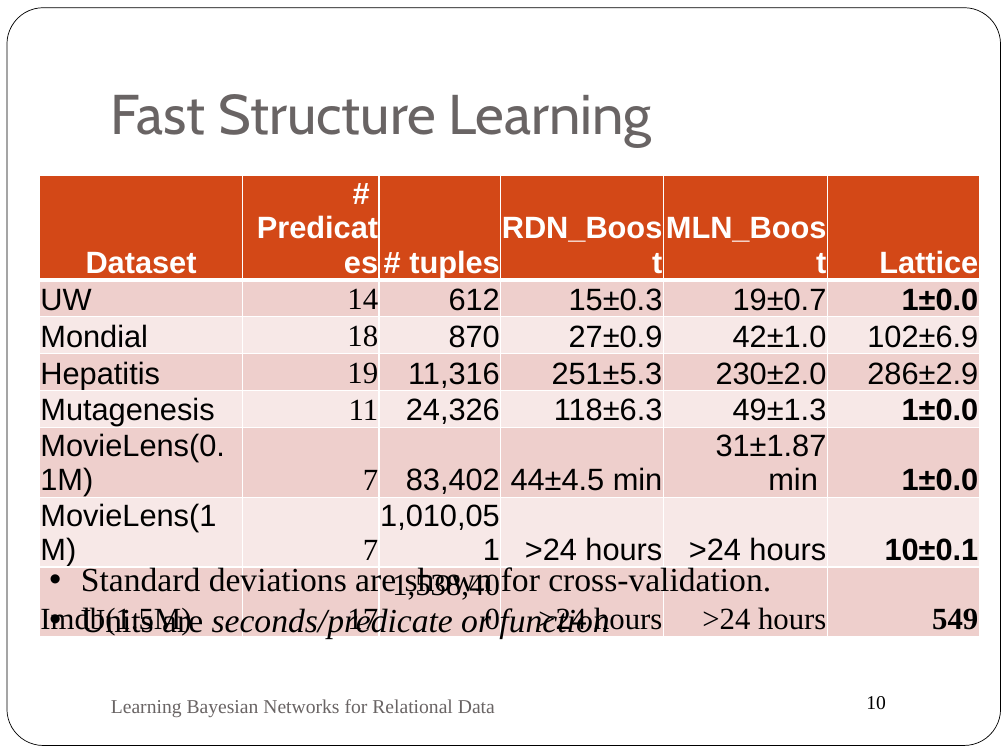
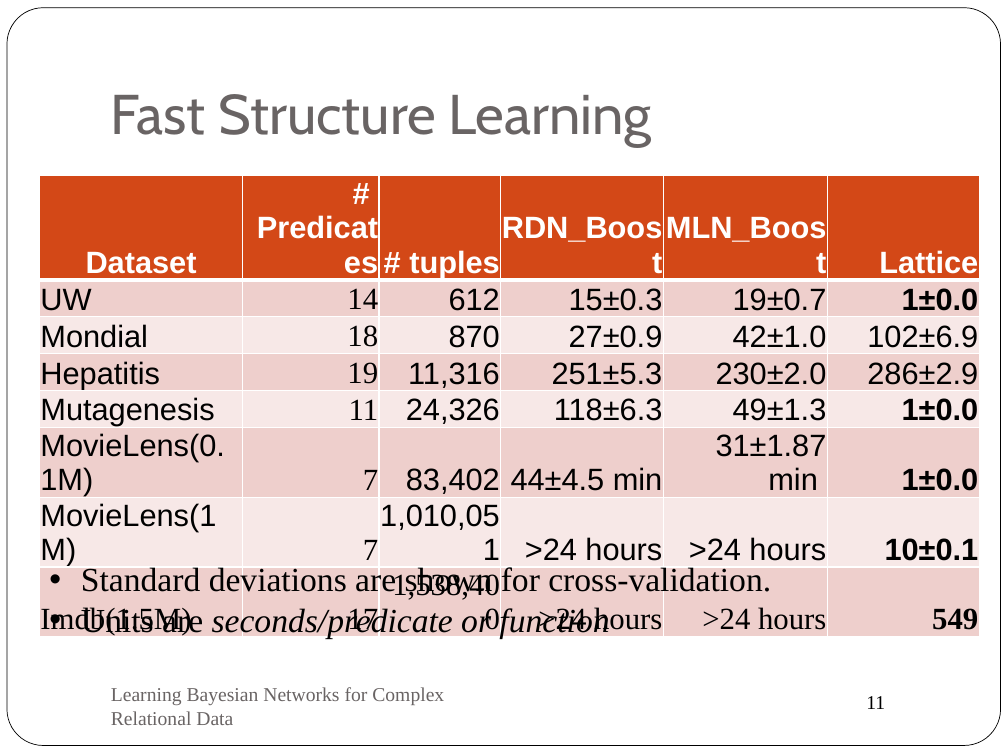
Before and after one commit to oschulte/srl-tutorial-slides, a slide deck: slide 11 of ch4-struc-learning.pptx (slide 10 before the commit). Drawn at 1008x756 pixels with LibreOffice and Linux fonts; fonts in the diff are those of the drawing. Boxes give left, top, right and bottom in pixels: in the first picture for what was removed or moved away, otherwise in the second. Text is boxed around its words. In the diff, an @@ line names an element or a change of style, - is before the commit and + after.

Commit message:
new structure learning part

```diff
--- a/ch4-struc-learning.pptx
+++ b/ch4-struc-learning.pptx
@@ text at bbox=[111, 687, 444, 725]: text changed @@
-Learning Bayesian Networks for Relational Data
+Learning Bayesian Networks for Complex Relational Data
@@ page number at bbox=[866, 696, 885, 709]: text changed @@
-10
+11
```
Also in this commit, not shown: 11 other slides changed, 2 slides added, 1 slide removed.
